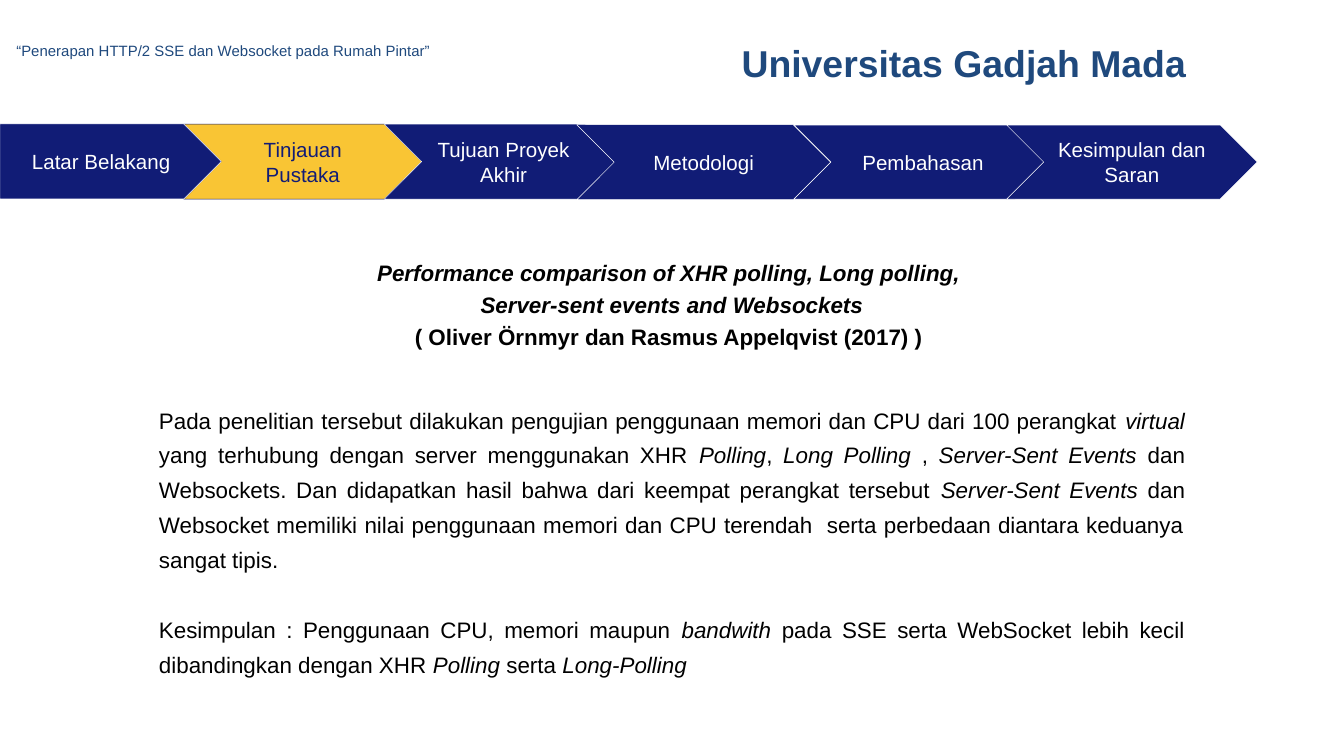
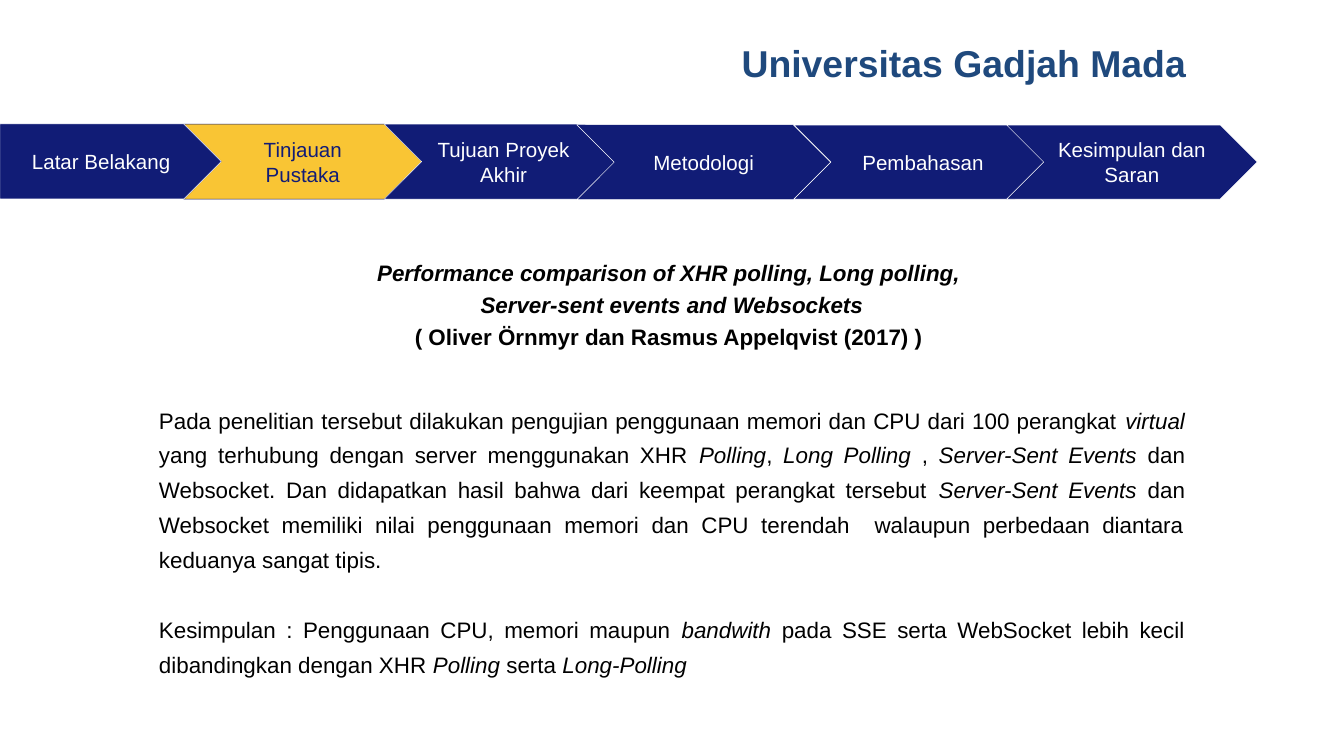
Before and after one commit to rusminto/ws_sse, a slide deck: slide 12 of berkas/ppt muham.pptx (slide 16 before the commit). Drawn at 1344x756 pixels with LibreOffice and Linux fonts; fonts in the diff are those of the drawing; background and template pictures are left out. Boxes give left, top, right and bottom in pixels: in the first picture for what was removed or moved away, otherwise in the second. Text is boxed around its words. In the diff, an @@ line names an element or a change of style, - is before the commit and + after.

```diff
--- a/berkas/ppt muham.pptx
+++ b/berkas/ppt muham.pptx
@@ text removed at [16, 45, 430, 59] @@
-“Penerapan HTTP/2 SSE dan Websocket pada Rumah Pintar”
@@ text at [159, 412, 1185, 573]: text changed @@
-Pada penelitian tersebut dilakukan pengujian penggunaan memori dan CPU dari 100 perangkat virtual yang terhubung dengan server menggunakan XHR Polling, Long Polling , Server-Sent Events dan Websockets. Dan didapatkan hasil bahwa dari keempat perangkat tersebut Server-Sent Events dan Websocket memiliki nilai penggunaan memori dan CPU terendah serta perbedaan diantara keduanya sangat tipis.
+Pada penelitian tersebut dilakukan pengujian penggunaan memori dan CPU dari 100 perangkat virtual yang terhubung dengan server menggunakan XHR Polling, Long Polling , Server-Sent Events dan Websocket. Dan didapatkan hasil bahwa dari keempat perangkat tersebut Server-Sent Events dan Websocket memiliki nilai penggunaan memori dan CPU terendah walaupun perbedaan diantara keduanya sangat tipis.
```
Also in this commit, not shown: 23 other slides changed, 2 slides removed, 50 other files.
